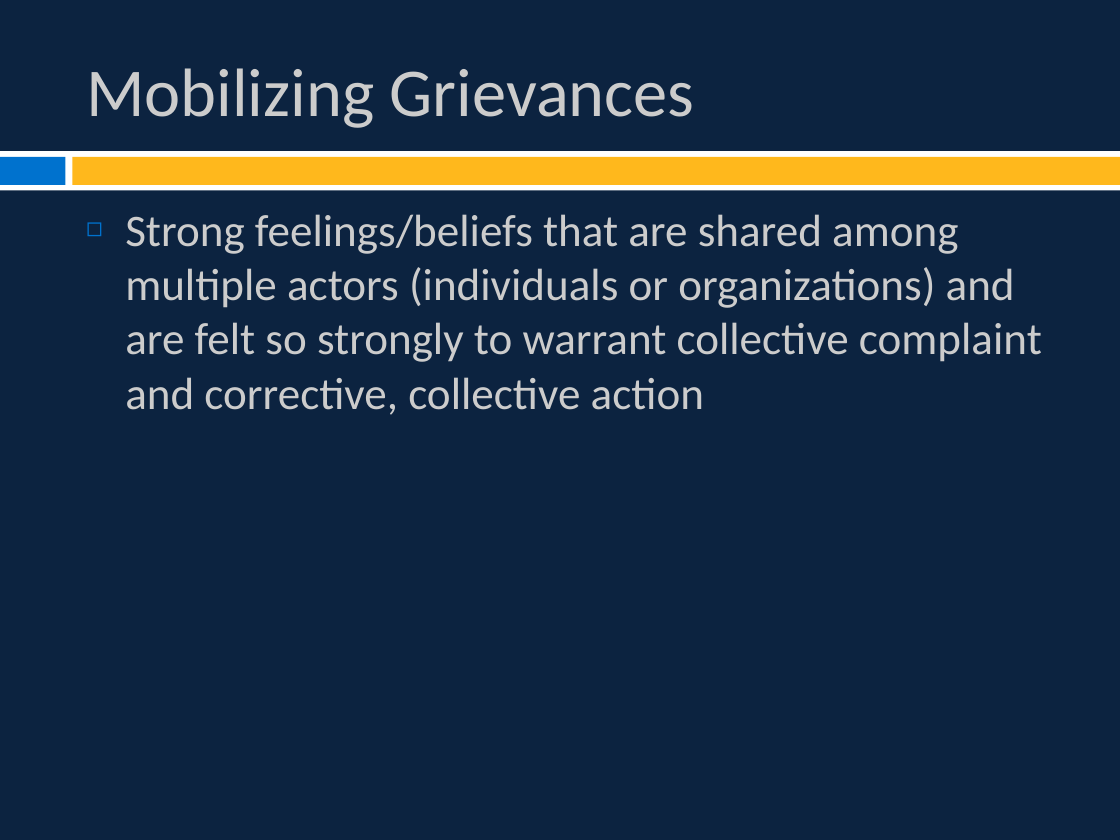
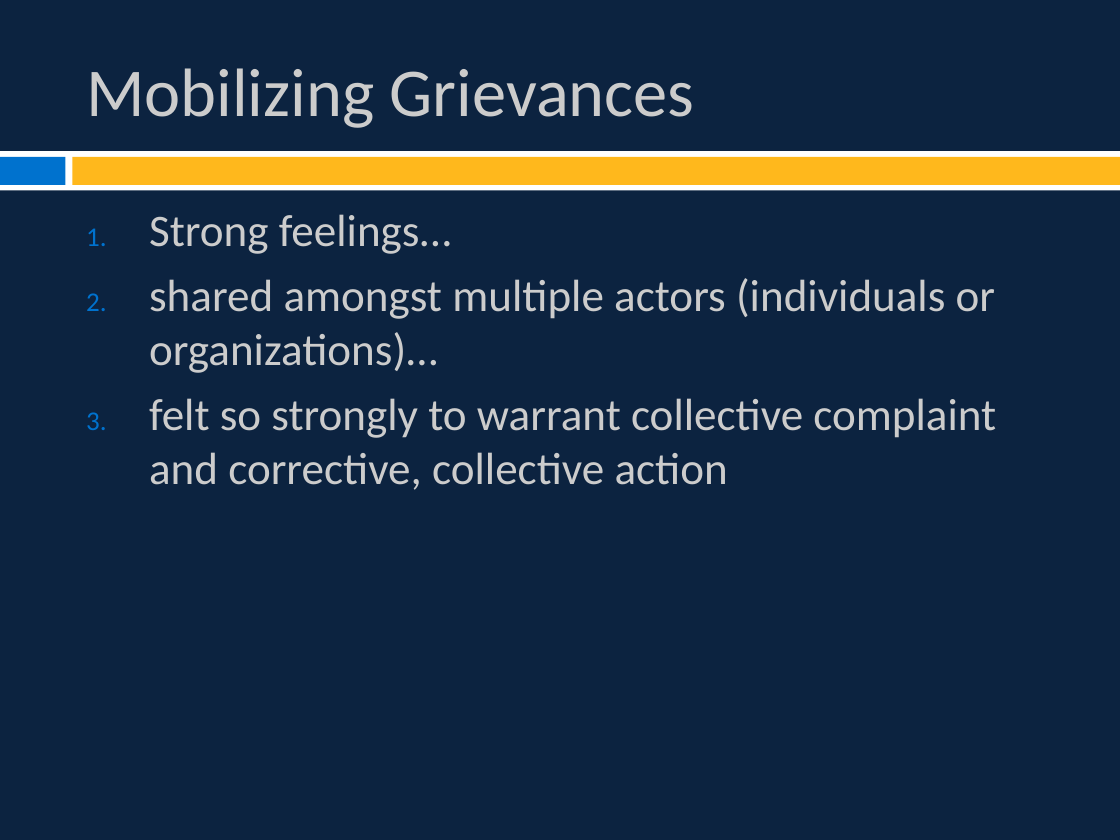
Before and after one commit to burrelvannjr/movements_csuf, a slide deck: slide 4 of ppts/Chapter 2 Slides.pptx. Drawn at 1120x840 pixels with LibreOffice and Linux fonts; fonts in the diff are those of the drawing. Boxes give left, top, right and bottom in pixels: in the first picture for what was removed or moved away, otherwise in the second. Text is boxed around its words. In the diff, an @@ line names an element or a change of style, - is before the commit and + after.

```diff
--- a/ppts/Chapter 2 Slides.pptx
+++ b/ppts/Chapter 2 Slides.pptx
@@ text at (149,214,996,490): text changed @@
-◻ Strong feelings/beliefs that are shared among multiple actors (individuals or organizations) and are felt so strongly to warrant collective complaint and corrective, collective action
+1. Strong feelings…
+2. shared amongst multiple actors (individuals or organizations)…
+3. felt so strongly to warrant collective complaint and corrective, collective action
```
Also in this commit, not shown: 8 other slides changed, 5 slides added.
